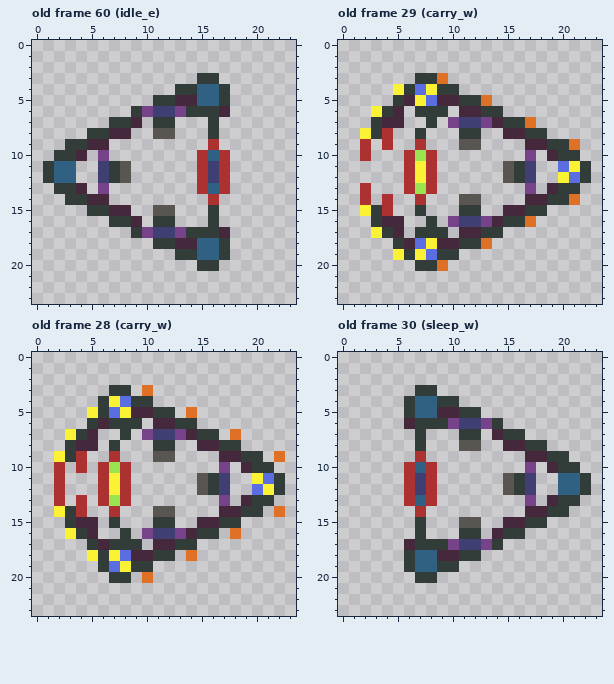
Edited in one commit: pixel-art file (rawAssets/scrapper.ase). The first picture shows the starting point.
24x24 pixels, 60 frames. Shown: old frame 60 (idle_e), old frame 29 (carry_w), old frame 28 (carry_w), old frame 30 (sleep_w). The commit also changed other frames, which this record leaves out.
After the commit:
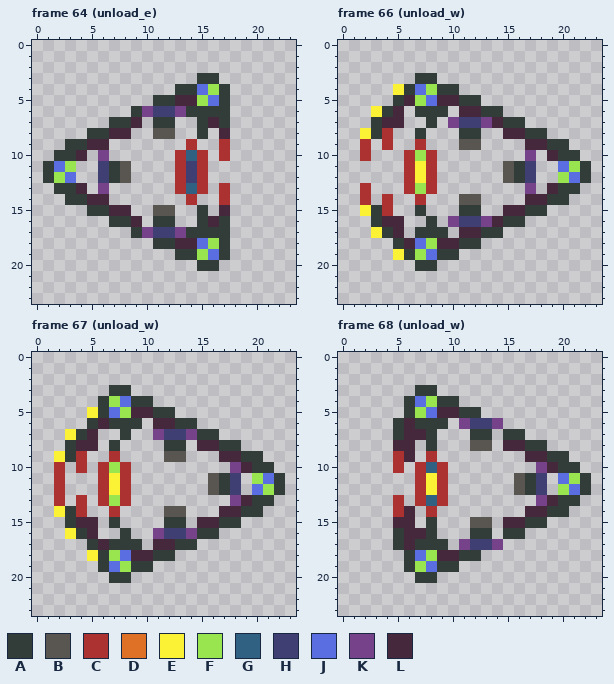
Palette (. is transparent): A #323c39  B #595652  C #ac3232  D #df7126  E #fbf236  F #99e550  G #306082  H #3f3f74  J #5b6ee1  K #76428a  L #45283c
A new or re-ordered frame is compared with the old frame closest to it.
Commit message: scrapper: unload animation integrated
Difference:
frames 60 -> 80
Frame 64 (unload_e) is new; against old frame 60 (idle_e), layer "fg":
y 4: x 15..16 GG -> JF
y 5: x 15..16 GG -> FJ
y 6: x 17 L -> A
y 7: x 15..17 .A. -> ALA
y 8: x 15..17 .A. -> A.L
y 9: x 14 . -> C; x 16..17 C. -> .C
y 10: x 13..14 .. -> CG; x 16 G -> .
y 11: x 2..3 GG -> JF; x 13..14 .. -> CH; x 16..17 HC -> ..
y 12: x 2..3 GG -> FJ; x 13..14 .. -> CH; x 16..17 HC -> ..
y 13: x 13..14 .. -> CG; x 16 G -> .
y 14: x 14 . -> C; x 16..17 C. -> .C
y 15: x 15..17 .A. -> A.L
y 16: x 15..17 .A. -> ALA
y 17: x 17 L -> A
y 18: x 15..16 GG -> JF
y 19: x 15..16 GG -> FJ
Frame 66 (unload_w) is new; against old frame 29 (carry_w), layer "fg":
y 3: x 9 D -> .
y 4: x 8 E -> F
y 5: x 7 E -> F; x 13 D -> .
y 7: x 17 D -> .
y 9: x 21 D -> .
y 11: x 21 E -> F
y 12: x 20 E -> F
y 14: x 21 D -> .
y 16: x 17 D -> .
y 18: x 8 E -> F; x 13 D -> .
y 19: x 7 E -> F
y 20: x 9 D -> .
Frame 67 (unload_w) is new; against old frame 28 (carry_w), layer "fg":
y 3: x 10 D -> .
y 4: x 7 E -> F
y 5: x 8 E -> F; x 14 D -> .
y 7: x 10..11 KH -> .K; x 13..14 KL -> HK; x 18 D -> .
y 8: x 11 A -> .; x 13 . -> A
y 9: x 11 B -> .; x 13 . -> B; x 22 D -> .
y 10: x 17..18 K. -> .K
y 11: x 15..18 BAH. -> .BAH; x 20 E -> F
y 12: x 15..18 BAH. -> .BAH; x 21 E -> F
y 13: x 17..18 K. -> .K
y 14: x 11 B -> .; x 13 . -> B; x 22 D -> .
y 15: x 11 A -> .; x 13 . -> A
y 16: x 10..11 KH -> .K; x 13..14 KL -> HK; x 18 D -> .
y 18: x 7 E -> F; x 14 D -> .
y 19: x 8 E -> F
y 20: x 10 D -> .
Frame 68 (unload_w) is new; against old frame 30 (sleep_w), layer "fg":
y 4: x 7..8 GG -> JF
y 5: x 7..8 GG -> FJ
y 6: x 5 . -> A; x 10..11 KH -> .K; x 13..14 KA -> HK
y 7: x 5..8 ..A. -> ALLA; x 11 A -> .; x 13..14 .L -> A.
y 8: x 5..8 ..A. -> LL.A; x 11 B -> .; x 13 . -> B
y 9: x 5..8 ..C. -> CL.C
y 10: x 5..9 .CGC. -> C.CGC; x 17..18 K. -> .K
y 11: x 6..9 CHC. -> .CEC; x 15..18 BAH. -> .BAH; x 20..21 GG -> JF
y 12: x 6..9 CHC. -> .CEC; x 15..18 BAH. -> .BAH; x 20..21 GG -> FJ
y 13: x 5..9 .CGC. -> C.CGC; x 17..18 K. -> .K
y 14: x 5..8 ..C. -> CL.C
y 15: x 5..8 ..A. -> LL.A; x 11 B -> .; x 13 . -> B
y 16: x 5..8 ..A. -> ALLA; x 11 A -> .; x 13..14 .L -> A.
y 17: x 5 . -> A; x 10..11 KH -> .K; x 13..14 KA -> HK
y 18: x 7..8 GG -> JF
y 19: x 7..8 GG -> FJ
